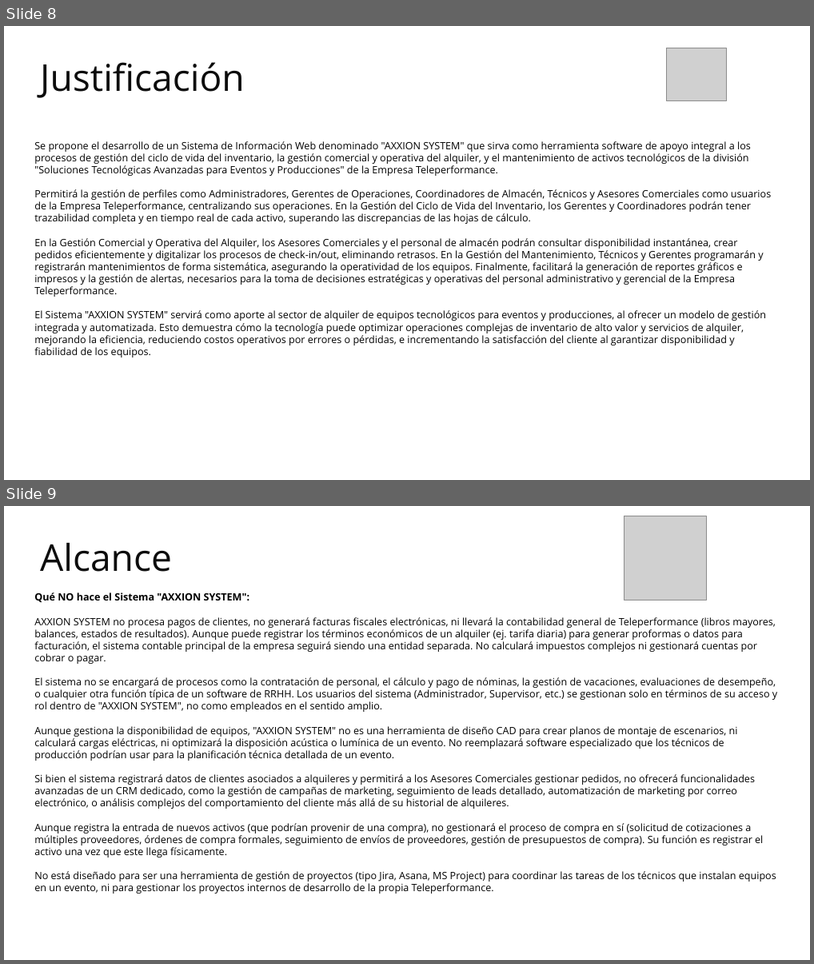
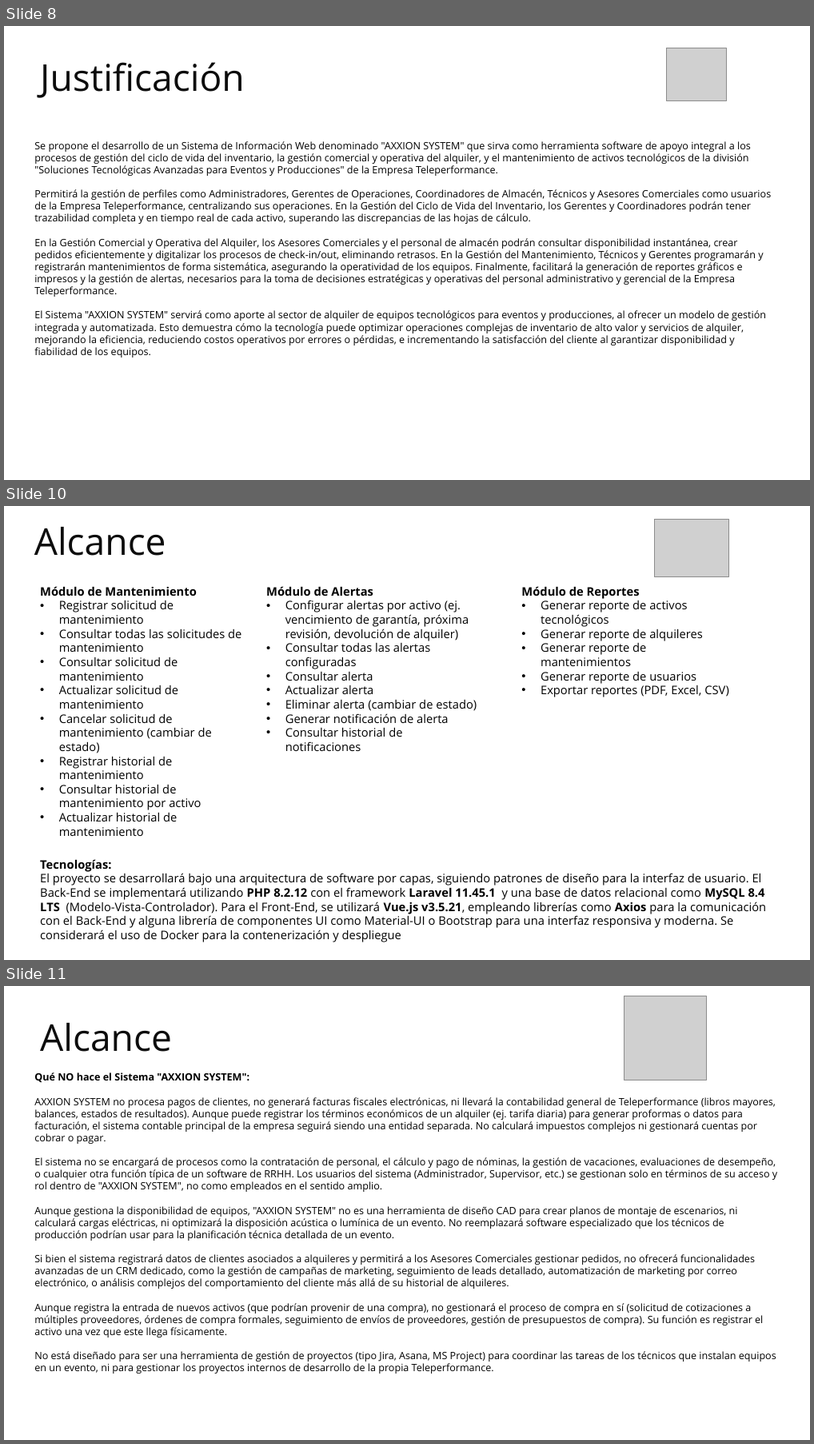
Before and after one commit to Cristian6006/AXXION_SYSTEM, a slide deck: _docs/trim_02/Contextualizacion Proyecto/Presentación del Proyecto.pptx. Shown one above the other, each under a label of ours: slides 8 and 9 before the commit, slides 8, 10 and 11 after it; the slides between them are not shown. The pictures are 814x964 and 814x1444 pixels, drawn with LibreOffice and Linux fonts; fonts in the diff are those of the drawing; grey boxes stand for pictures; background and template pictures are left out. Boxes give left, top, right and bottom in pixels: in the first picture for what was removed or moved away, otherwise in the second. Text is boxed around its words. In the diff, an @@ line names an element or a change of style, - is before the commit and + after.

```diff
--- a/_docs/trim_02/Contextualizacion Proyecto/Presentación del Proyecto.pptx
+++ b/_docs/trim_02/Contextualizacion Proyecto/Presentación del Proyecto.pptx
@@ slide 10 added at box(4, 506, 810, 960), background picture (left out) @@
@@ text added at box(34, 527, 166, 556), 44 pt, text #0C0C0C @@
+Alcance
@@ picture added at box(655, 520, 730, 576) @@
@@ text added at box(40, 586, 242, 836), 14 pt, text #000000 @@
+Módulo de Mantenimiento
+• Registrar solicitud de mantenimiento
+• Consultar todas las solicitudes de mantenimiento
+• Consultar solicitud de mantenimiento
+• Actualizar solicitud de mantenimiento
+• Cancelar solicitud de mantenimiento (cambiar de estado)
+• Registrar historial de mantenimiento
+• Consultar historial de mantenimiento por activo
+• Actualizar historial de mantenimiento
@@ text added at box(266, 586, 477, 751), 14 pt, text #000000 @@
+Módulo de Alertas
+• Configurar alertas por activo (ej. vencimiento de garantía, próxima revisión, devolución de alquiler)
+• Consultar todas las alertas configuradas
+• Consultar alerta
+• Actualizar alerta
+• Eliminar alerta (cambiar de estado)
+• Generar notificación de alerta
+• Consultar historial de notificaciones
@@ text added at box(522, 586, 729, 697), 14 pt, text #000000 @@
+Módulo de Reportes
+• Generar reporte de activos tecnológicos
+• Generar reporte de alquileres
+• Generar reporte de mantenimientos
+• Generar reporte de usuarios
+• Exportar reportes (PDF, Excel, CSV)
@@ text added at box(40, 859, 766, 942), 14 pt, text #000000 @@
+Tecnologías:
+El proyecto se desarrollará bajo una arquitectura de software por capas, siguiendo patrones de diseño para la interfaz de usuario. El Back-End se implementará utilizando PHP 8.2.12 con el framework Laravel 11.45.1 y una base de datos relacional como MySQL 8.4 LTS (Modelo-Vista-Controlador). Para el Front-End, se utilizará Vue.js v3.5.21, empleando librerías como Axios para la comunicación con el Back-End y alguna librería de componentes UI como Material-UI o Bootstrap para una interfaz responsiva y moderna. Se considerará el uso de Docker para la contenerización y despliegue
@@ what was slide 9 is now slide 11 @@
```
Also in this commit, not shown: 3 slides changed, 3 other slides added, 3 slides removed.
